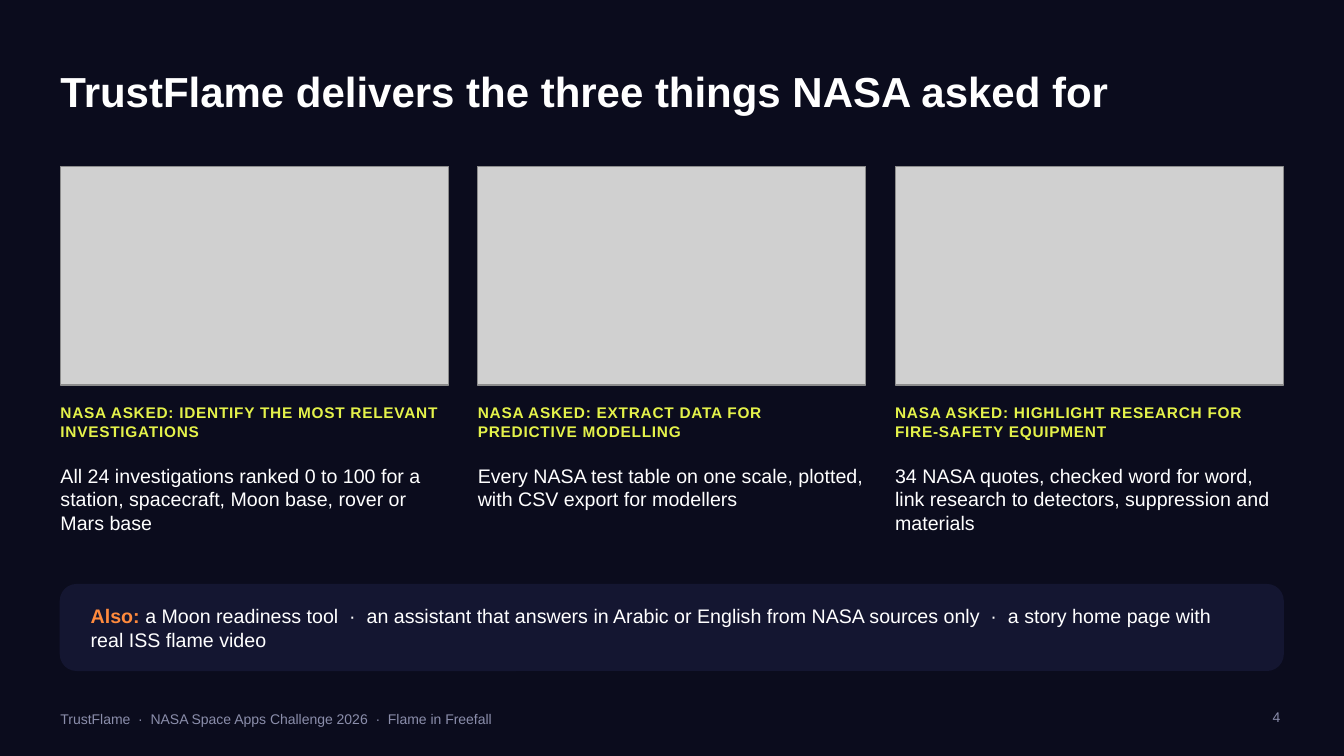
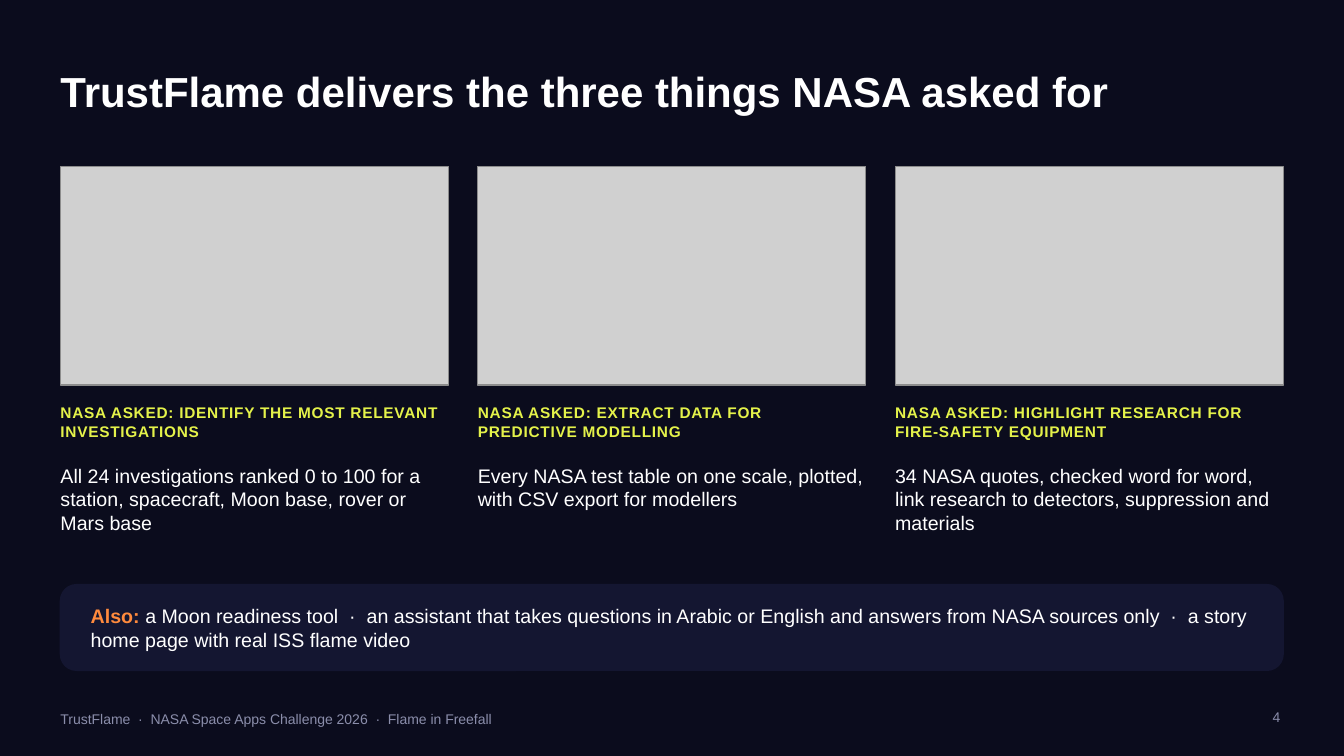
Before and after one commit to mariadwaghrh/flame-in-freefall, a slide deck: slide 4 of presentation/TrustFlame_deck.pptx. Drawn at 1344x756 pixels with LibreOffice and Linux fonts; fonts in the diff are those of the drawing; grey boxes stand for pictures. Boxes give left, top, right and bottom in pixels: in the first picture for what was removed or moved away, otherwise in the second. Text is boxed around its words. In the diff, an @@ line names an element or a change of style, - is before the commit and + after.

Commit message:
Deck: wording for the Arabic translation; remove a PowerPoint lock file

```diff
--- a/presentation/TrustFlame_deck.pptx
+++ b/presentation/TrustFlame_deck.pptx
@@ text at (x1=91, y1=608, x2=1246, y2=651): text changed @@
-Also: a Moon readiness tool · an assistant that answers in Arabic or English from NASA sources only · a story home page with real ISS flame video
+Also: a Moon readiness tool · an assistant that takes questions in Arabic or English and answers from NASA sources only · a story home page with real ISS flame video
```
Also in this commit, not shown: 1 other slide changed, 2 other files.
